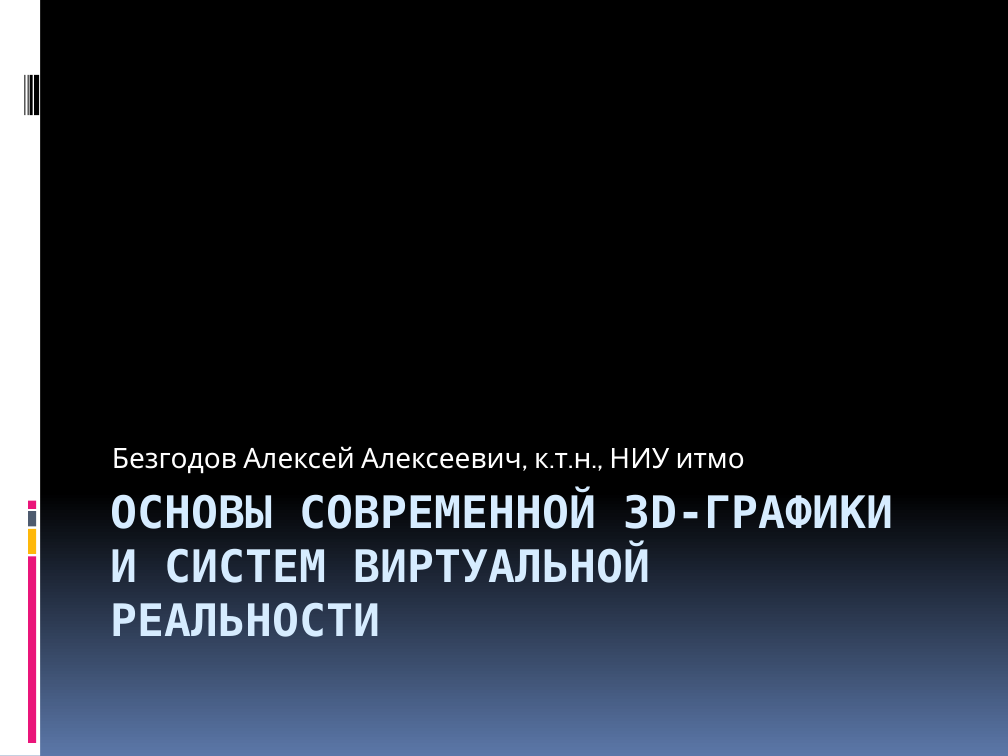
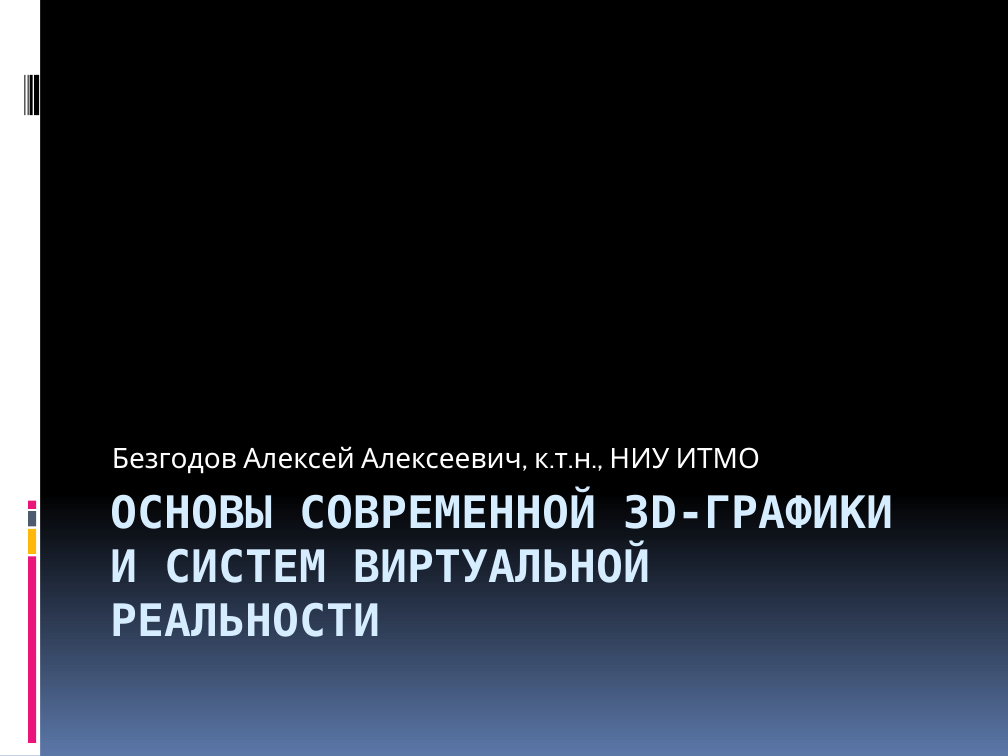
Before and after one commit to Jacobi20/quadro-xds, a slide deck: slide 1 of Docs/MasterClass.pptx. Drawn at 1008x756 pixels with LibreOffice and Linux fonts; fonts in the diff are those of the drawing. Boxes give left, top, right and bottom in pixels: in the first picture for what was removed or moved away, otherwise in the second. Text is boxed around its words. In the diff, an @@ line names an element or a change of style, - is before the commit and + after.

```diff
--- a/Docs/MasterClass.pptx
+++ b/Docs/MasterClass.pptx
@@ subtitle at [112,446,760,474]: text changed @@
-Безгодов Алексей Алексеевич, к.т.н., НИУ итмо
+Безгодов Алексей Алексеевич, к.т.н., НИУ ИТМО
```
Also in this commit, not shown: 4 other slides changed, 4 slides added.
